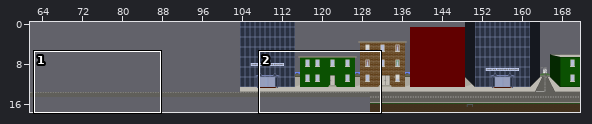
Tiled map, stored at src/maps/city.tmx. Above, an overview of the earlier version with the close-up marked.
Close-up. Old version:
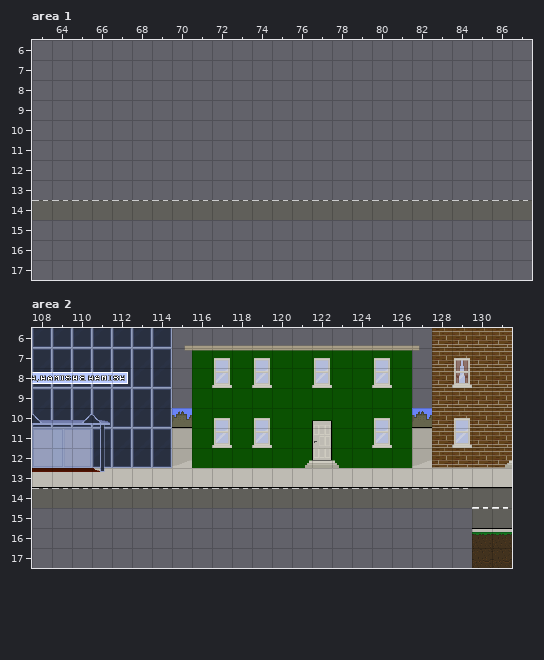
Cells are 24x24 px. Shown: area 1 x 63..87, y 6..17; area 2 x 108..131, y 6..17. The commit also changed other parts of the map, which this record leaves out. Tiles whose own drawing changed are shown in their newer look in all pictures.
New version:
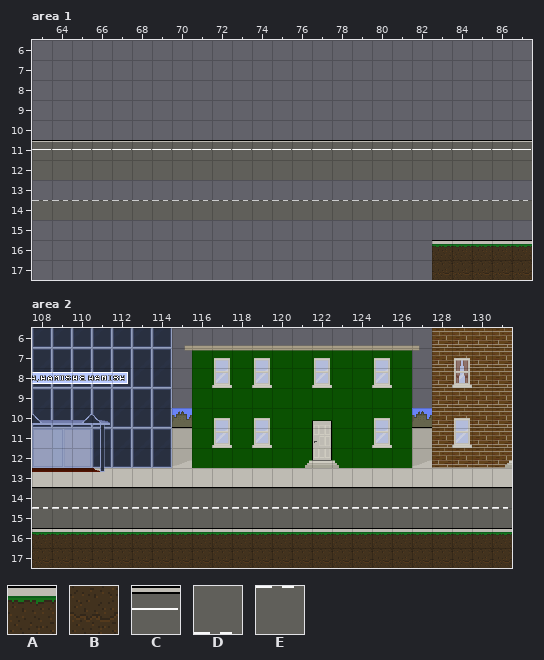
Key: from "city": A 3, B 4, C 86, D 236, E 236 flipped up-down.
_ is an empty cell.
Tiles of an added or newly shown layer are drawn over the layers below it.
What changed:
Layer "Background_street" (added), area 1:
y 11: x 63..87 _________________________ -> CCCCCCCCCCCCCCCCCCCCCCCCC
Layer "Street", area 1:
y 16: x 83..87 _____ -> AAAAA
y 17: x 83..87 _____ -> BBBBB
Layer "Street", area 2:
y 14: x 108..129 EEEEEEEEEEEEEEEEEEEEEE -> DDDDDDDDDDDDDDDDDDDDDD
y 15: x 108..129 ______________________ -> EEEEEEEEEEEEEEEEEEEEEE
y 16: x 108..129 ______________________ -> AAAAAAAAAAAAAAAAAAAAAA
y 17: x 108..129 ______________________ -> BBBBBBBBBBBBBBBBBBBBBB
Pixel boxes of the changes (left, top, right, bottom) in both close-ups:
added: (32, 140, 532, 160)
added: (432, 240, 532, 280)
changed: (32, 488, 472, 568)
